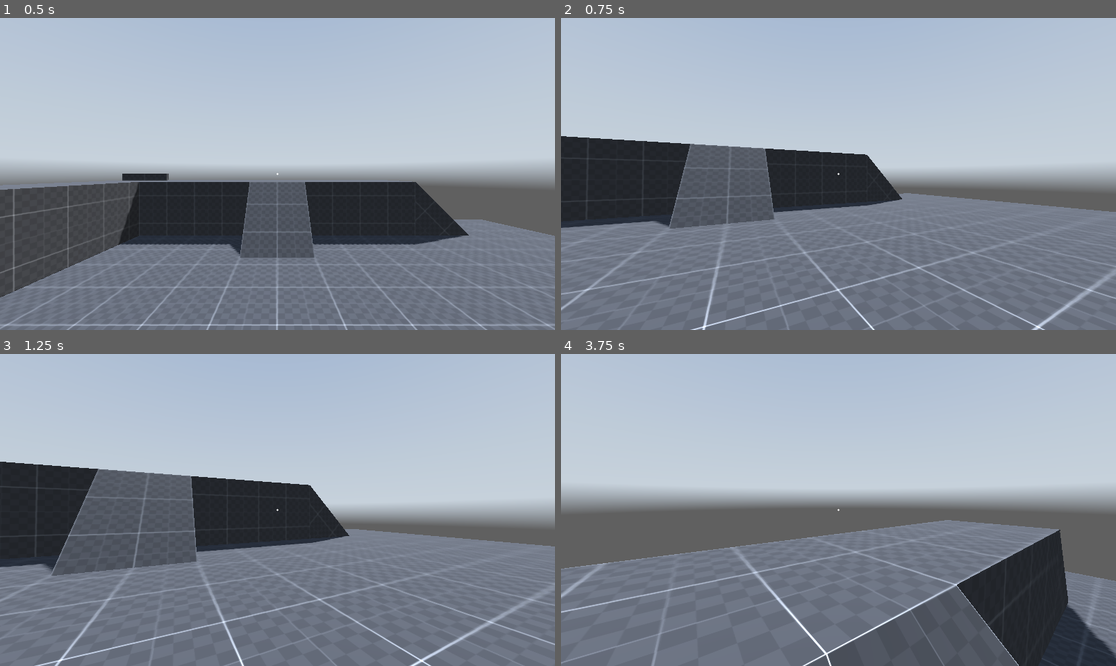
Above: before the commit, frames 1-4 (two rows, left to right).
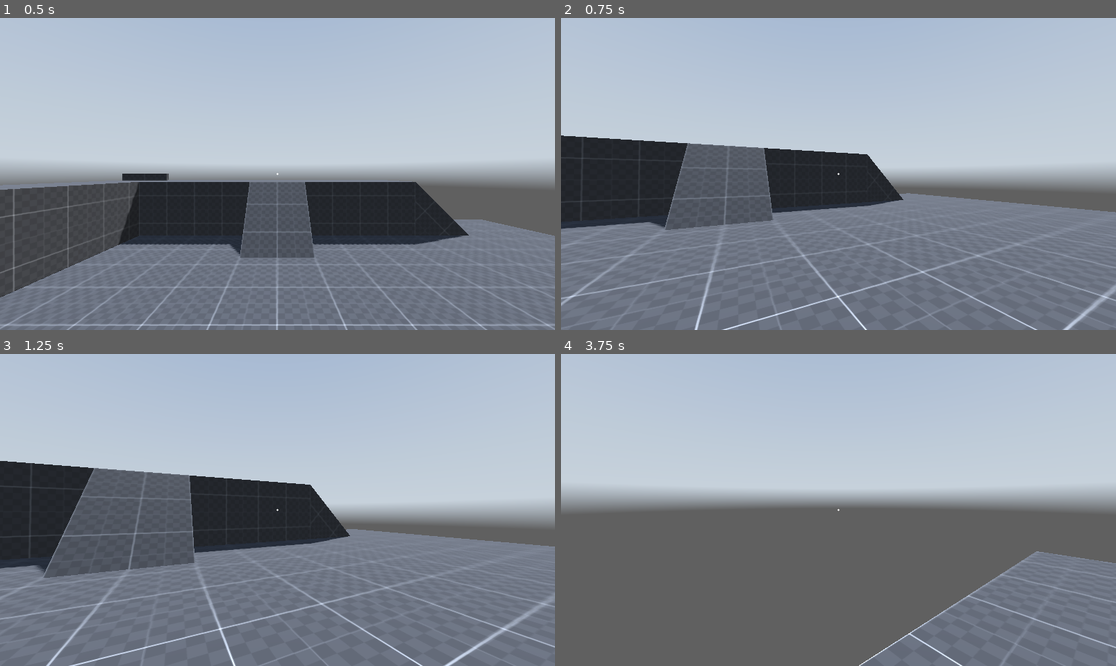
Above: after the commit, the same moments.

Repository: Silicontent/3d_movement_godot
Game: Godot game, scene res://scenes/world.tscn
Two runs of this game, one before a commit and one after it. Both use one fixed random seed, a clock stepped at 60 frames per second and the inputs below. A sky picture missing from this copy of the repository is replaced by a grey-blue gradient.
Inputs (mouse positions are in pixels of both pictures, inside the frame that each line leads up to):
- Up to frame 1 (0.5 s): no input
- Up to frame 2 (0.75 s): move the mouse to (866, 174) at 0.52 s; hold W (forward) from 0.53 s (still down); tap C (crouch) at 0.6 s
- Up to frame 3 (1.25 s): keep holding W (forward)
- Up to frame 4 (3.75 s): keep holding W (forward); move the mouse to (810, 510) at 1.27 s; tap C (crouch) every 0.75 s from 1.35 to 3.6 s; move the mouse to (849, 503) at 2.02 s; move the mouse to (832, 516) at 2.77 s; move the mouse to (877, 513) at 3.52 s

Frame 1 is identical in both runs. In frame 2, 3.6% of the frame differs, in the area x 0-100%, y 37-100%; in frame 3, 4.3%; in frame 4, 35%, in the area x 0-100%, y 53-100%.

Commit message:
Tweaks to player FSM
Moved movement code (getting input direction, calling move_and_slide, etc.) to Player moving state; Other small tweaks to Player script; acceleration/friction needs to be re-added, but otherwise Player movement is complete

Diff:
--- a/scenes/player.tscn
+++ b/scenes/player.tscn
@@ -10,6 +10,7 @@
 
 [node name="Player" type="CharacterBody3D"]
 collision_mask = 14
+floor_max_angle = 0.872665
 script = ExtResource("1_3vyb7")
 
 [node name="WalkingCollider" type="CollisionShape3D" parent="."]
--- a/scripts/player/idle_state.gd
+++ b/scripts/player/idle_state.gd
@@ -2,9 +2,11 @@
 
 
 func physics_update(delta: float) -> void:
-	# slow the player down
-	player.velocity.x = move_toward(player.velocity.x, 0, delta)
-	player.velocity.z = move_toward(player.velocity.z, 0, delta)
+	# slow player to a stop
+	# TODO: check that this actually does anything
+	player.velocity.x = move_toward(player.velocity.x, 0, player.current_speed)
+	player.velocity.z = move_toward(player.velocity.z, 0, player.current_speed)
+	player.move_and_slide()
 
 	# transition to other states
 	if not player.is_on_floor():
--- a/scripts/player/moving_state.gd
+++ b/scripts/player/moving_state.gd
@@ -2,10 +2,18 @@
 
 
 func physics_update(delta: float) -> void:
-	player.move(delta)
+	# get input direction and calculate movement direction
+	var input_dir := Input.get_vector("left", "right", "forward", "backward")
+	player.direction = (player.transform.basis * Vector3(input_dir.x, 0, input_dir.y)).normalized()
+
+	# handle movement
+	player.velocity.x = player.direction.x * player.current_speed
+	player.velocity.z = player.direction.z * player.current_speed
+
+	player.move_and_slide()
 
 	# transition to other states
 	if not player.is_on_floor():
 		finished.emit(FALLING)
-	elif Input.get_vector("left", "right", "forward", "backward") == Vector2.ZERO:
+	elif input_dir == Vector2.ZERO:
 		finished.emit(IDLE)
--- a/scripts/player/player.gd
+++ b/scripts/player/player.gd
@@ -50,7 +50,7 @@
 	Input.mouse_mode = Input.MOUSE_MODE_CAPTURED
 
 
-# MOVEMENT ====================================================================
+# CROUCHING ===================================================================
 func _physics_process(delta: float) -> void:
 	# toggleable crouching
 	if Input.is_action_just_pressed("crouch"):
@@ -58,40 +58,20 @@
 			# only stand up if there isn't anything above them (such as a ceiling)
 			current_speed = WALKING_SPEED
 			current_head_depth = WALKING_DEPTH
-			crouching = not crouching
-			swap_colliders()
+			swap_crouch_state()
 		elif not crouching:
 			# make the player crouch
 			current_speed = CROUCHING_SPEED
 			current_head_depth = CROUCHING_DEPTH
-			crouching = not crouching
-			swap_colliders()
+			swap_crouch_state()
 
 	# move head based on current state
 	head.position.y = lerp(head.position.y, current_head_depth, delta * HEAD_MOVE_MULTIPLIER)
 
 
-func move(delta: float) -> void:
-	# get input direction and calculate movement direction
-	var input_dir := Input.get_vector("left", "right", "forward", "backward")
-	direction = lerp(
-		direction,
-		(transform.basis * Vector3(input_dir.x, 0, input_dir.y)).normalized(),
-		delta * MOMENTUM
-	)
-
-	# handle movement
-	if direction:
-		velocity.x = direction.x * current_speed
-		velocity.z = direction.z * current_speed
-	else:
-		velocity.x = move_toward(velocity.x, 0, current_speed)
-		velocity.z = move_toward(velocity.z, 0, current_speed)
-
-	move_and_slide()
-
-
-func swap_colliders() -> void:
+# switch between walking and crouching
+func swap_crouch_state() -> void:
+	crouching = not crouching
 	walking_collider.disabled = not walking_collider.disabled
 	crouching_collider.disabled = not crouching_collider.disabled
 
